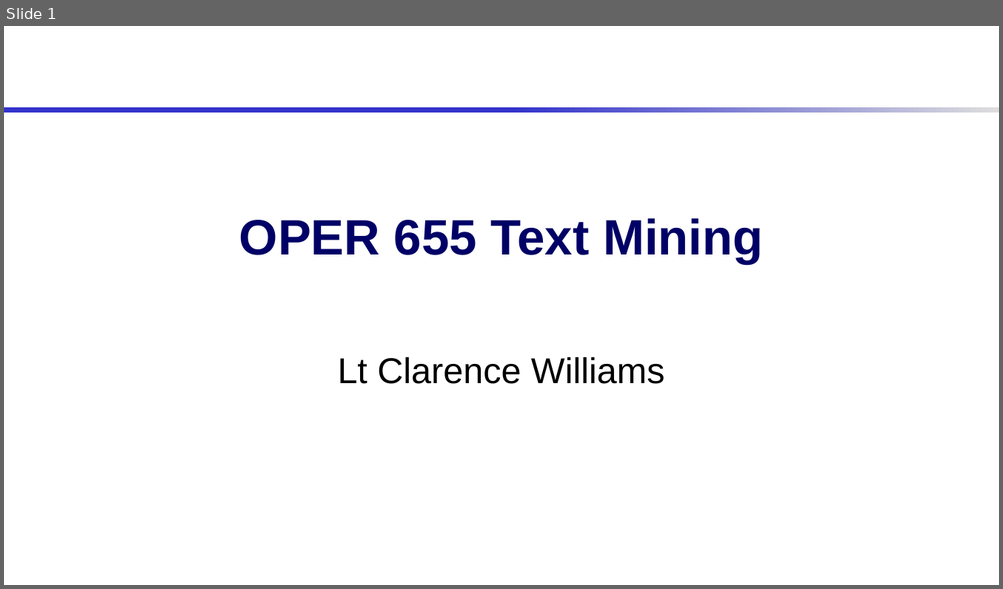
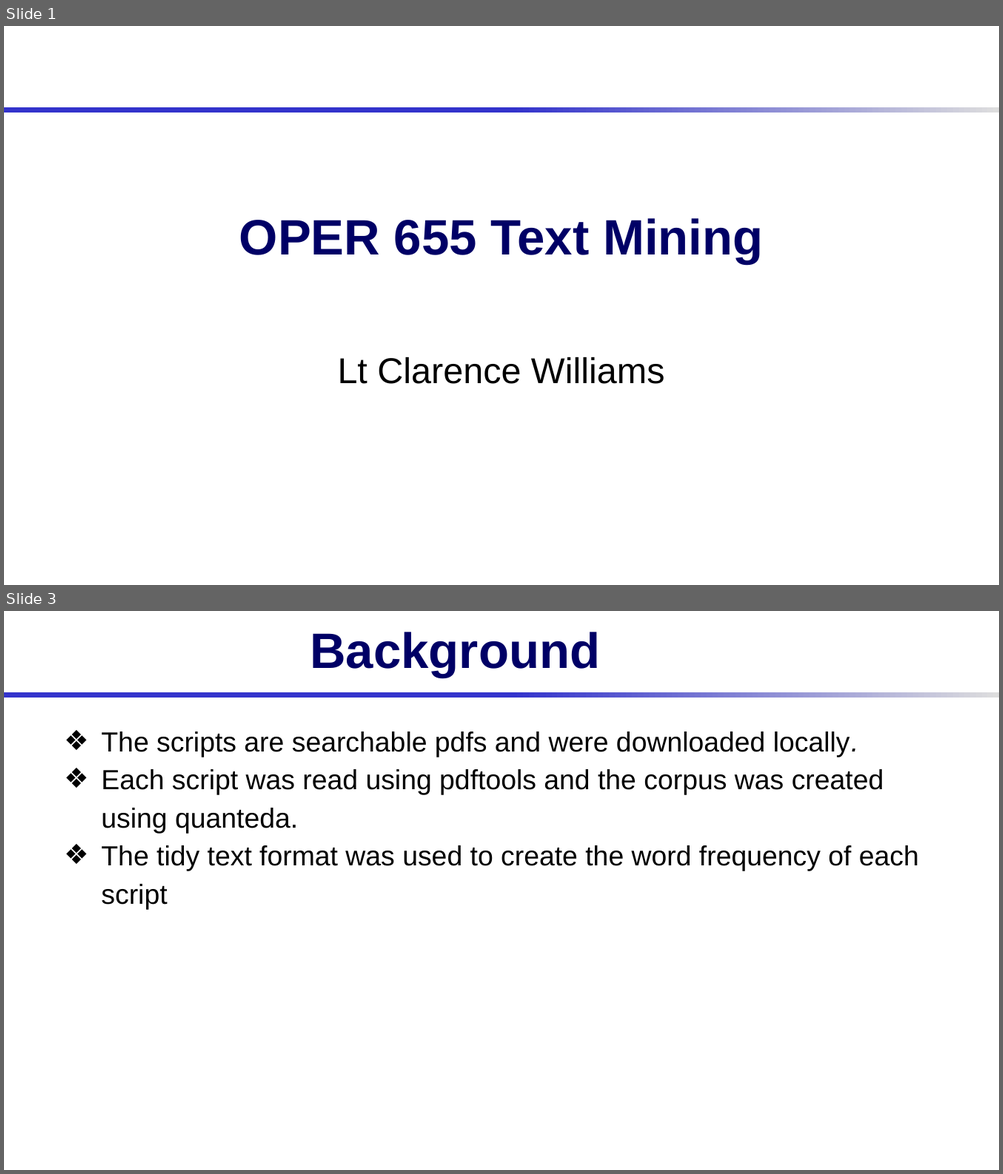
Before and after one commit to AFIT-R/oper655_fa2019, a slide deck: student_project_folders/oper655_fa2019_williams/IPR.pptx. Shown one above the other, each under a label of ours: slide 1 before the commit, slides 1 and 3 after it; the slides between them are not shown. The pictures are 1003x589 and 1003x1174 pixels, drawn with LibreOffice and Linux fonts; fonts in the diff are those of the drawing; background and template pictures are left out. Boxes give left, top, right and bottom in pixels: in the first picture for what was removed or moved away, otherwise in the second. Text is boxed around its words. In the diff, an @@ line names an element or a change of style, - is before the commit and + after.

```diff
--- a/student_project_folders/oper655_fa2019_williams/IPR.pptx
+++ b/student_project_folders/oper655_fa2019_williams/IPR.pptx
@@ slide 3 added at (4, 611, 999, 1170), background #FFFFFF; not listed: 1 template element that a slide beside it also shows @@
@@ title added at (310, 632, 600, 677), 36 pt, text #000066, bold @@
+Background
@@ text added at (101, 732, 919, 910), 20 pt, text #000000 @@
+❖ The scripts are searchable pdfs and were downloaded locally.
+❖ Each script was read using pdftools and the corpus was created using quanteda.
+❖ The tidy text format was used to create the word frequency of each script
```
Also in this commit, not shown: 1 slide changed, 2 other slides added, 5 slides removed.
